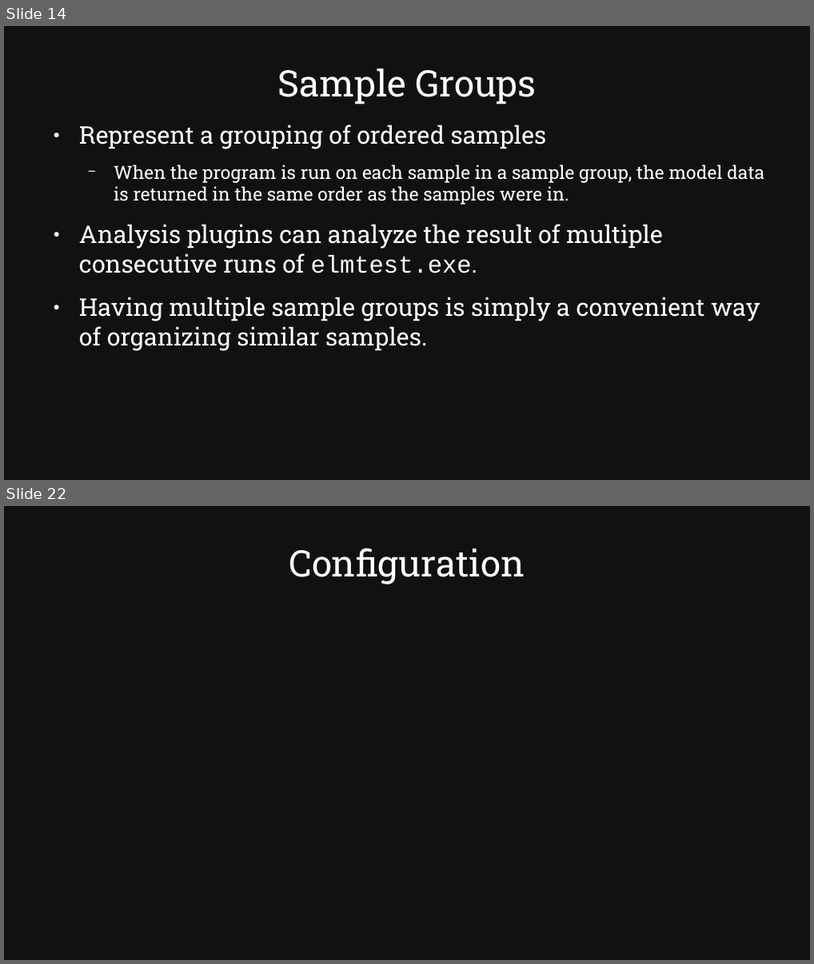
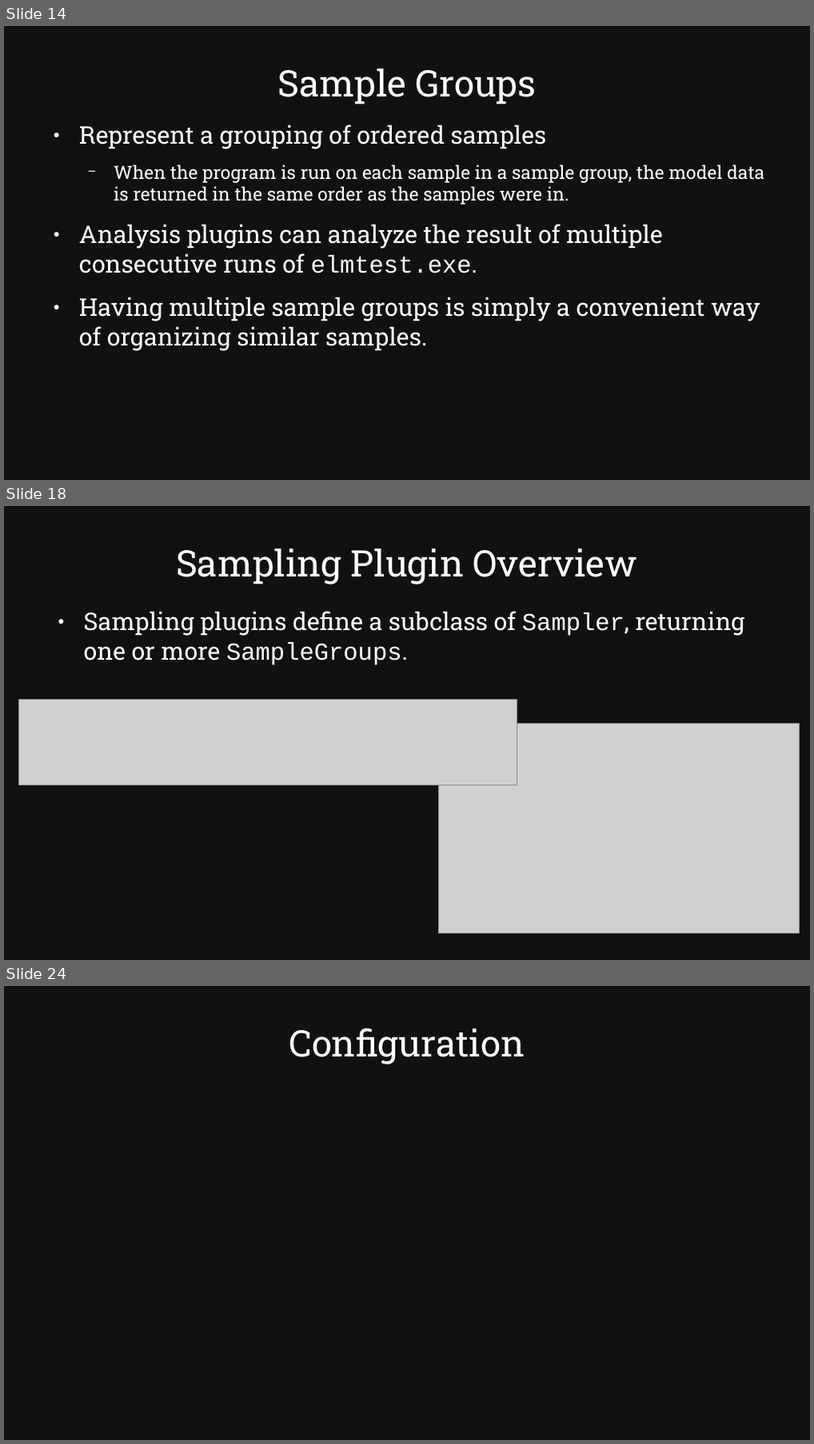
Before and after one commit to SamAllen06/lake_temp_work, a slide deck: documentation/for_collaborators/TestingSoftwareOverview.odp. Shown one above the other, each under a label of ours: slides 14 and 22 before the commit, slides 14, 18 and 24 after it; the slides between them are not shown. The pictures are 814x964 and 814x1444 pixels, drawn with LibreOffice and Linux fonts; fonts in the diff are those of the drawing; grey boxes stand for pictures. Boxes give left, top, right and bottom in pixels: in the first picture for what was removed or moved away, otherwise in the second. Text is boxed around its words. In the diff, an @@ line names an element or a change of style, - is before the commit and + after.

```diff
--- a/documentation/for_collaborators/TestingSoftwareOverview.odp
+++ b/documentation/for_collaborators/TestingSoftwareOverview.odp
@@ slide 18 added at [4,506,810,960], background #0F1112 @@
@@ title added at [176,548,638,584], 36 pt, text #FFFFFF @@
+Sampling Plugin Overview
@@ text added at [84,611,746,665], 24 pt, text #FFFFFF @@
+● Sampling plugins define a subclass of Sampler, returning one or more SampleGroups.
@@ picture added at [18,700,517,785] @@
@@ picture added at [438,724,800,933] @@
@@ what was slide 22 is now slide 24 @@
```
Also in this commit, not shown: 16 slides changed, 2 other slides added, 1 slide removed, 3 other files.
